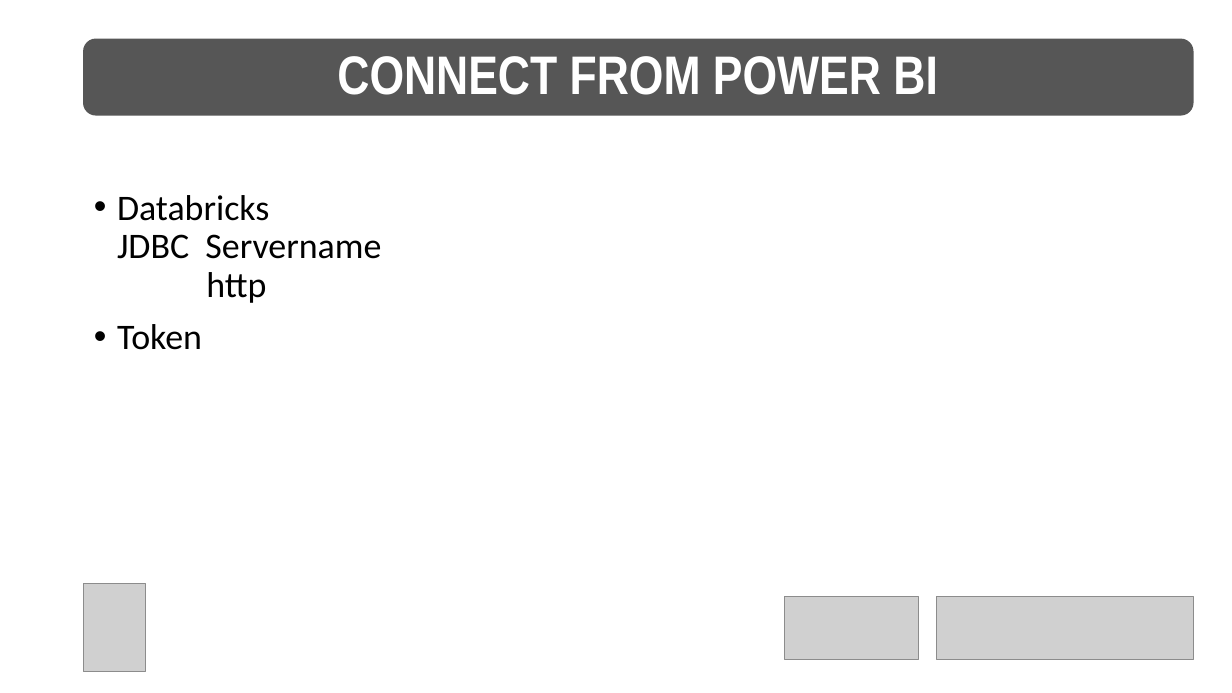
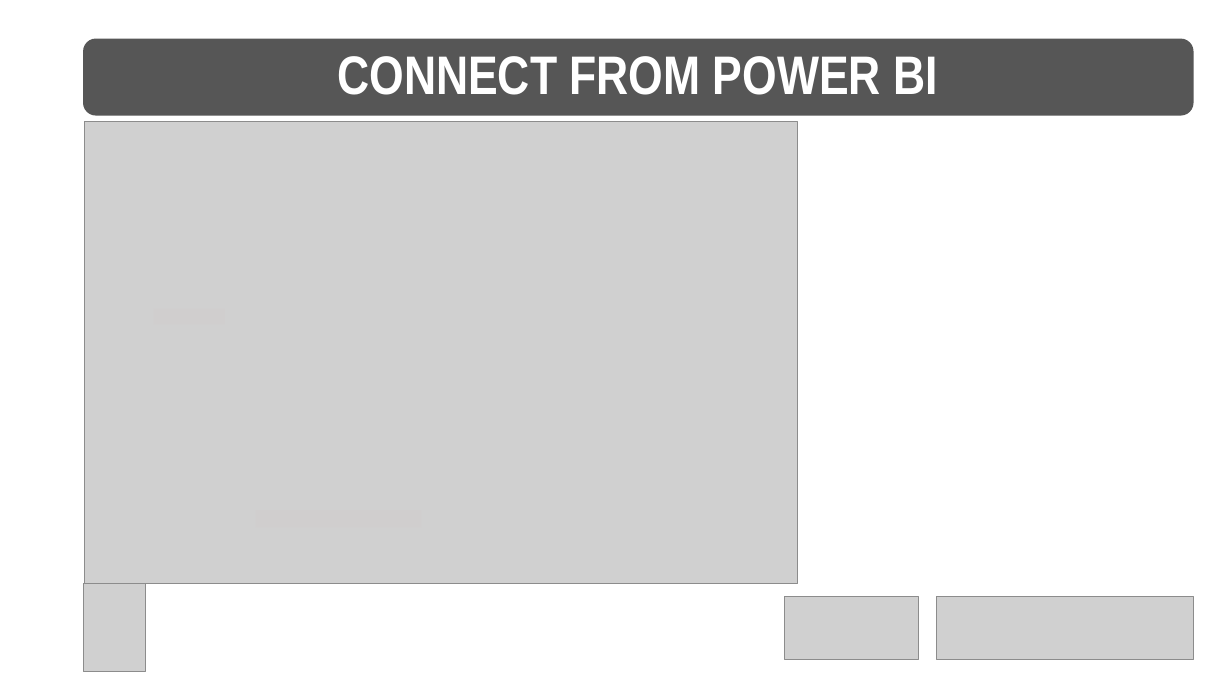
Before and after one commit to net-CDE/presentations, a slide deck: slide 21 of SQLKonferenz2023/mainContent_jul2023.pptx (slide 20 before the commit). Drawn at 1232x693 pixels with LibreOffice and Linux fonts; fonts in the diff are those of the drawing; grey boxes stand for pictures. Boxes give left, top, right and bottom in pixels: in the first picture for what was removed or moved away, otherwise in the second. Text is boxed around its words. In the diff, an @@ line names an element or a change of style, - is before the commit and + after.

```diff
--- a/SQLKonferenz2023/mainContent_jul2023.pptx
+++ b/SQLKonferenz2023/mainContent_jul2023.pptx
@@ picture added at box(85, 122, 799, 584) @@
@@ text removed at box(117, 195, 381, 350) @@
-• Databricks
-  JDBC Servername
-  http
-• Token
@@ rectangle added at box(154, 309, 226, 324), fill #D0CECE @@
@@ rectangle added at box(256, 511, 421, 528), fill #D0CECE @@
```
Also in this commit, not shown: 6 other slides changed, 3 slides added.
